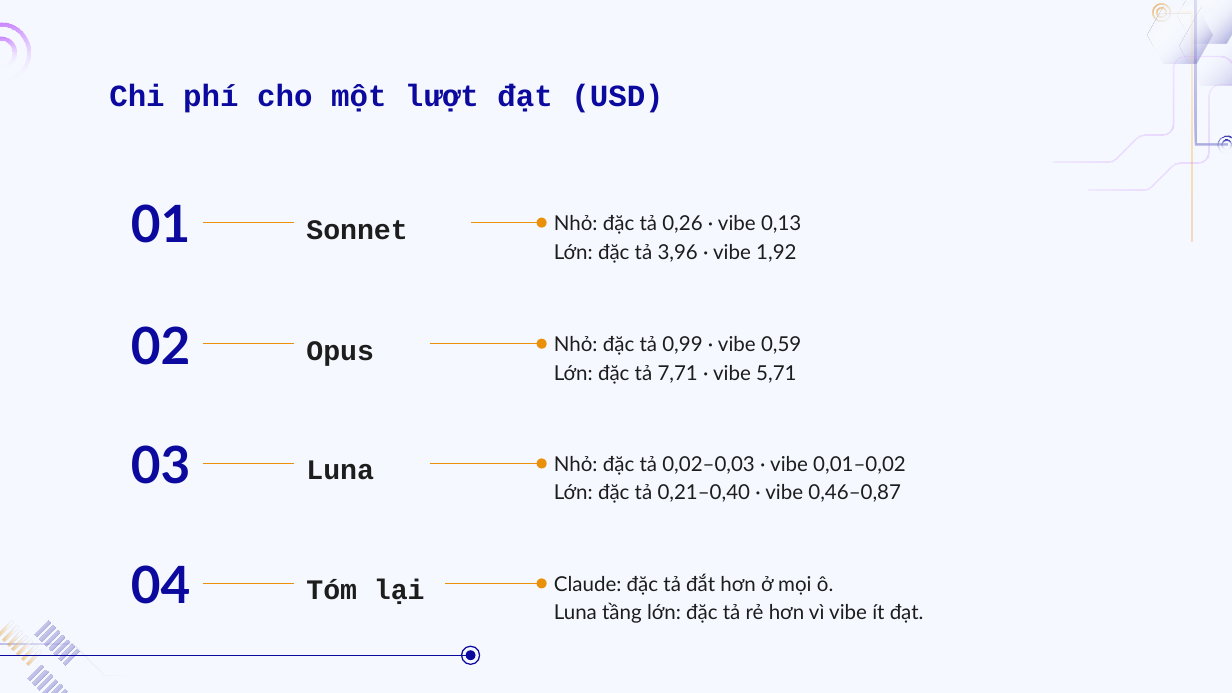
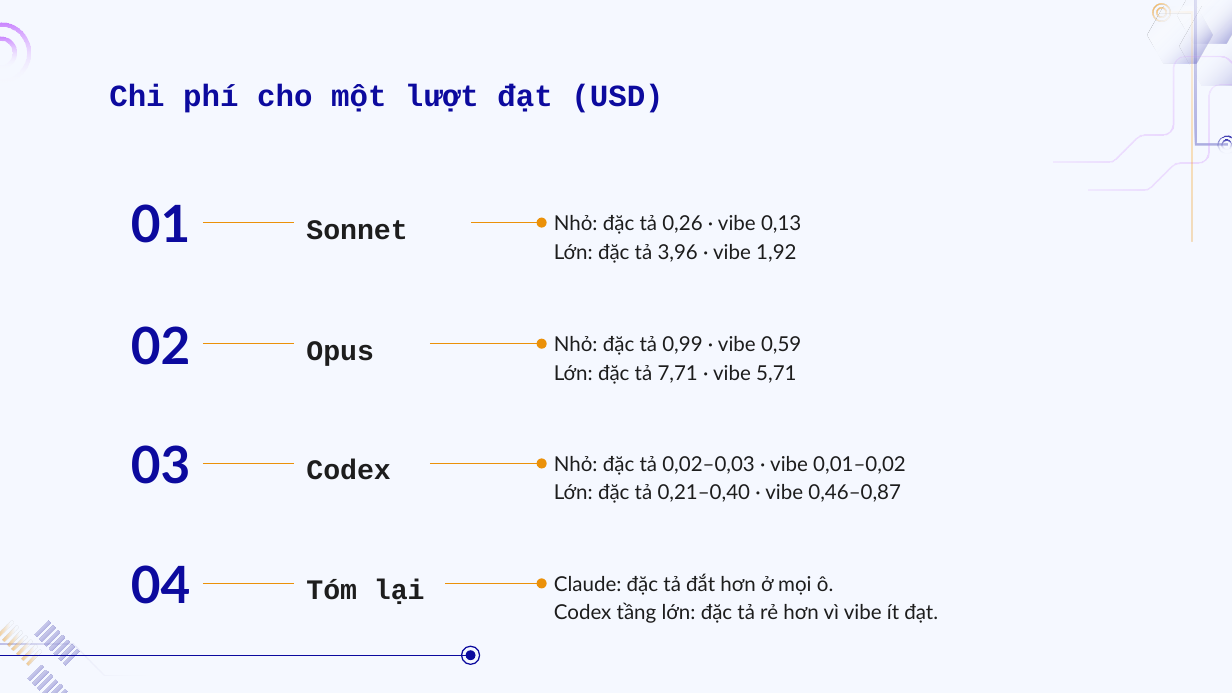
Before and after one commit to doanan293/vipharmind-ai-sdlc-study, a slide deck: slide 20 of docs/presentation/vipharmind-slides.pptx. Drawn at 1232x693 pixels with LibreOffice and Linux fonts; fonts in the diff are those of the drawing; background and template pictures are left out. Boxes give left, top, right and bottom in pixels: in the first picture for what was removed or moved away, otherwise in the second. Text is boxed around its words. In the diff, an @@ line names an element or a change of style, - is before the commit and + after.

```diff
--- a/docs/presentation/vipharmind-slides.pptx
+++ b/docs/presentation/vipharmind-slides.pptx
@@ text at (x1=306, y1=459, x2=390, y2=480): text changed @@
-Luna
+Codex
@@ text at (x1=554, y1=573, x2=938, y2=623): text changed @@
-Claude: đặc tả đắt hơn ở mọi ô.
-Luna tầng lớn: đặc tả rẻ hơn vì vibe ít đạt.
+Claude: đặc tả đắt hơn ở mọi ô.
+Codex tầng lớn: đặc tả rẻ hơn vì vibe ít đạt.
```
Also in this commit, not shown: 5 other slides changed, 9 other files.
